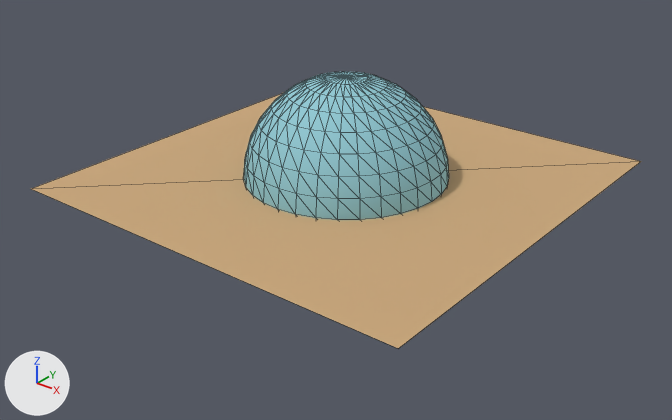
Before and after pictures for a commit that changed the glTF model pelotita2.glb.
One viewpoint serves both versions: a 50 mm lens placed at (163.9, -209.9, 116.6), pointed at (0.6, -5.7, -10.0). The lights are fixed; the arrows at lower left show +X, +Y and +Z. Mesh edges are drawn as thin lines. Where no turn or scale is listed for an object, it has been applied to the vertices. Vertices at the same position are counted once.

Objects in the first picture: 'cielo', 'suelotierra'.
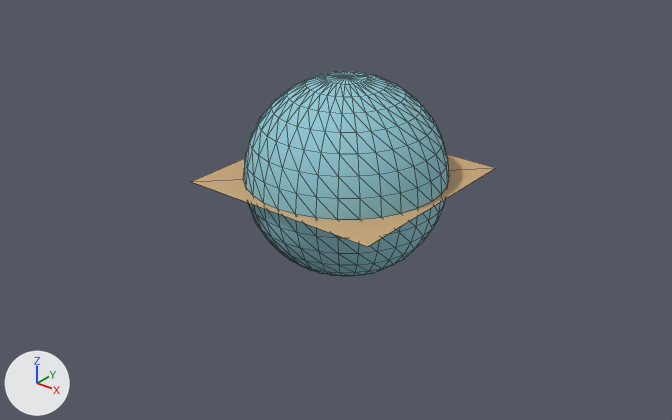
Location of each change, [x1, y1, x2, y2] in pixels of the pictures (672 x 420 px):
'suelotierra', reshaped: before [31, 92, 641, 348]; after [191, 154, 495, 247]

What the commit changed:
me_plane_005 has 4 vertices, 2 faces and spans x -67.7..67.7, y -67.7..67.7, z 0.0.
me_plane_005 is used by ob_suelotierra; location (0.0, 0.0, -0.1).
Part 1, on me_plane_005:
Vertex 0 of me_plane_005 moves from (-67.7, -67.7, 0.0) at pixel (30, 188) to (-33.8, -33.8, 0.0) at pixel (190, 181).
Vertex 1 of me_plane_005 moves from (67.7, -67.7, 0.0) at pixel (398, 348) to (33.8, -33.8, 0.0) at pixel (367, 246).
Vertex 2 of me_plane_005 moves from (-67.7, 67.7, 0.0) to (-33.8, 33.8, 0.0).
Vertex 3 of me_plane_005 moves from (67.7, 67.7, 0.0) at pixel (641, 161) to (33.8, 33.8, 0.0) at pixel (496, 167).
